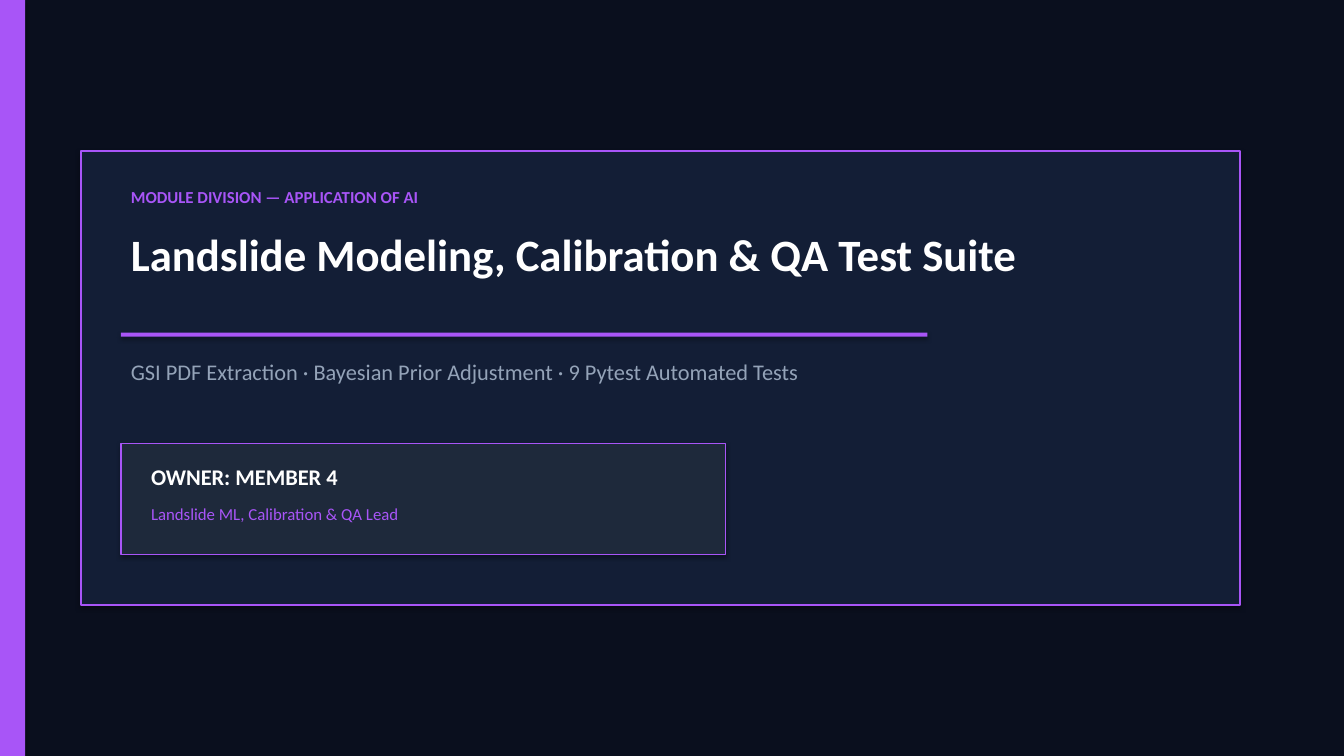
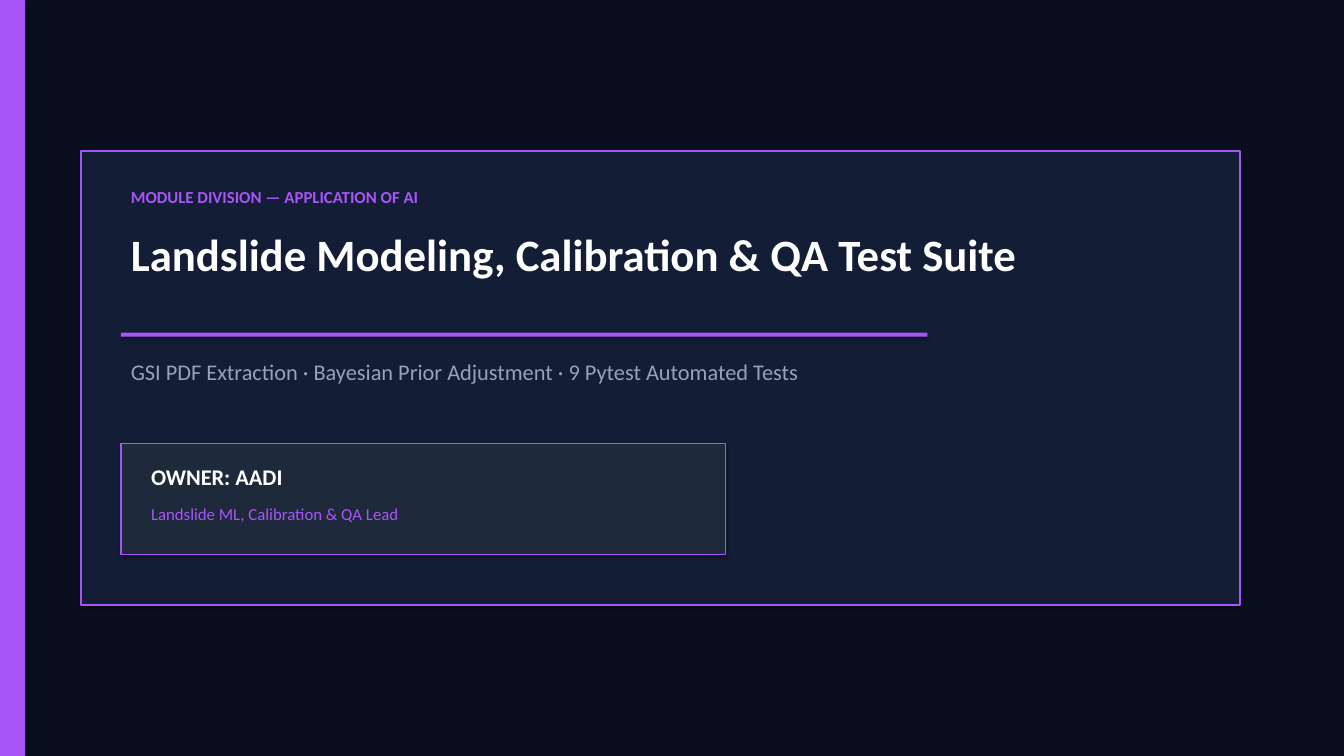
Before and after one commit to ujjww4ll/HIMA, a slide deck: slide 16 of Flood_Prediction_and_Early_Warning_System.pptx. Drawn at 1344x756 pixels with LibreOffice and Linux fonts; fonts in the diff are those of the drawing. Boxes give left, top, right and bottom in pixels: in the first picture for what was removed or moved away, otherwise in the second. Text is boxed around its words. In the diff, an @@ line names an element or a change of style, - is before the commit and + after.

Commit message:
Update 7-member roster: M1-Sachin, M2-Anshul, M3-Ujjwal, M4-Aadi, M5-Malvika, M6-Shubhangi, M7-Sonam

```diff
--- a/Flood_Prediction_and_Early_Warning_System.pptx
+++ b/Flood_Prediction_and_Early_Warning_System.pptx
@@ text at (151, 470, 282, 485): text changed @@
-OWNER: MEMBER 4
+OWNER: AADI
```
Also in this commit, not shown: 14 other slides changed, 5 other files.
